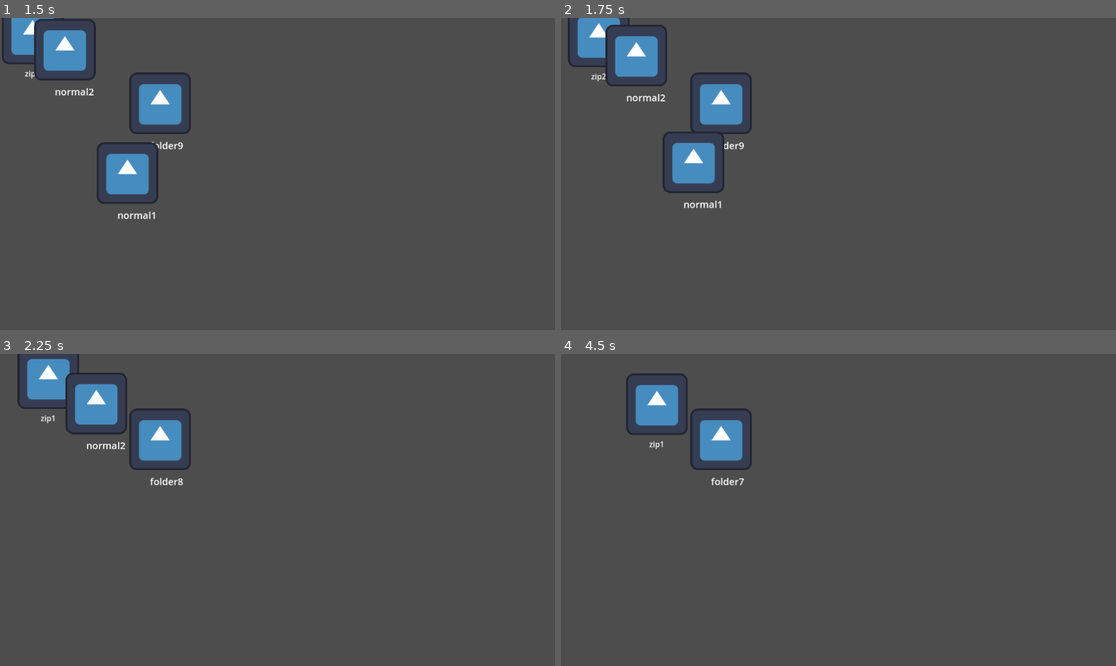
Above: before the commit, frames 1-4 (two rows, left to right).
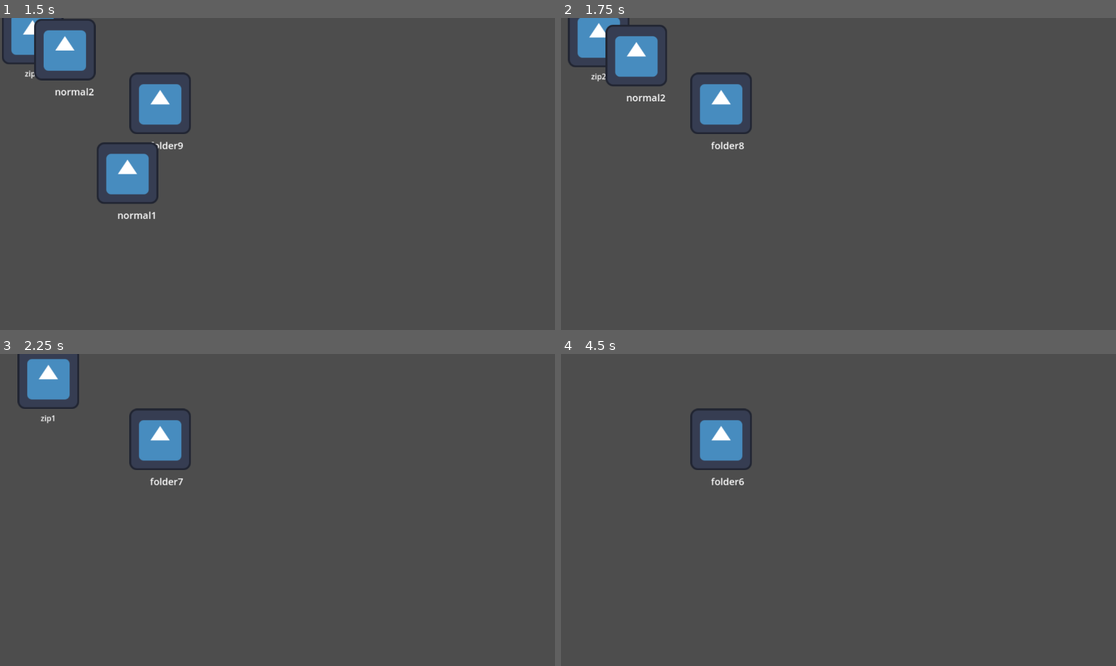
Above: after the commit, the same moments.

Repository: icheft524/Folder-Brawler
Game: Godot game, scene res://main.tscn
Two runs of this game, one before a commit and one after it. Both use one fixed random seed, a clock stepped at 60 frames per second and the inputs below. The engine's default icon, where the game draws it, is replaced by a stand-in: a white triangle on a blue panel in a dark square.
Inputs (mouse positions are in pixels of both pictures, inside the frame that each line leads up to):
- Up to frame 1 (1.5 s): drag from (388, 189) to (94, 77) at 0.52 s; drag from (122, 183) to (160, 102) at 1.27 s
- Up to frame 2 (1.75 s): no input
- Up to frame 3 (2.25 s): move the mouse to (44, 375) at 2.02 s; click (44, 375) at 2.17 s
- Up to frame 4 (4.5 s): drag from (810, 572) to (622, 385) at 2.77 s; move the mouse to (1005, 556) at 3.52 s; click (1005, 556) at 3.67 s; drag from (672, 463) to (755, 432) at 4.27 s

Frame 1 is identical in both runs. In frame 2, 1.4% of the frame differs, in the area x 18-34%, y 36-62%; in frame 3, 1.4%; in frame 4, 1.3%.

Commit message:
inventory_memory

Diff:
--- a/enemy/normal_file/normal_file.gd
+++ b/enemy/normal_file/normal_file.gd
@@ -52,6 +52,6 @@
 
 func _on_area_2d_area_entered(area):
 	if area.is_in_group("folder"):
-		target.collect(file)
+		target.collect(file,hp)
 		target.hp -= 1
 		queue_free()
--- a/enemy/normal_file/normal_file.tscn
+++ b/enemy/normal_file/normal_file.tscn
@@ -11,7 +11,7 @@
 texture = ExtResource("3_mneyw")
 
 [sub_resource type="CircleShape2D" id="CircleShape2D_1l8qm"]
-radius = 45.0444
+radius = 78.2304
 
 [node name="normalFile" type="CharacterBody2D"]
 script = ExtResource("1_6aj4h")
--- a/enemy/zip_file/zip_file.gd
+++ b/enemy/zip_file/zip_file.gd
@@ -5,6 +5,7 @@
 @export var hp = 2
 
 @export var file: InvItem
+
 
 var mouse_in = false
 var target_position
@@ -57,6 +58,6 @@
 
 func _on_area_2d_area_entered(area):
 	if area.is_in_group("folder"):
-		target.collect(file)
+		target.collect(file,hp)
 		target.hp -= 1
 		queue_free()
--- a/enemy/zip_file/zip_file.tscn
+++ b/enemy/zip_file/zip_file.tscn
@@ -11,7 +11,7 @@
 texture = ExtResource("3_n82sm")
 
 [sub_resource type="CircleShape2D" id="CircleShape2D_jjo4c"]
-radius = 50.0899
+radius = 80.0
 
 [node name="zipFile" type="CharacterBody2D"]
 script = ExtResource("1_ppmwp")
--- a/folder/folder.gd
+++ b/folder/folder.gd
@@ -34,6 +34,7 @@
 		if dragging_folder:
 			newPosition = get_viewport().get_mouse_position() - draggingDistance * dir
 
+
 	if event is InputEventMouseButton:
 		if event.is_double_click() && mouse_in:
 			inventory.open()
@@ -54,5 +55,5 @@
 	if area.is_in_group('enemy'):
 		pass
 
-func collect(file):
-	inv.insert(file)
+func collect(file,enemy_hp):
+	inv.insert(file,enemy_hp)
--- a/folder/inv_slot.gd
+++ b/folder/inv_slot.gd
@@ -3,4 +3,4 @@
 class_name InvSlot
 
 @export var item: InvItem
-@export var amount: int
+@export var hp: int
--- a/folder/inventory.gd
+++ b/folder/inventory.gd
@@ -6,7 +6,7 @@
 
 @export var slots: Array[InvSlot]
 
-func insert(item: InvItem):
+func insert(item: InvItem,enemy_hp):
 	var itemslots = slots.filter(func(slot): return slot.item == item)
 	#if !itemslots.is_empty():
 		#itemslots[0].amount += 1
@@ -14,5 +14,5 @@
 	var emptyslots = slots.filter(func(slot): return slot.item == null)
 	if !emptyslots.is_empty():
 		emptyslots[0].item = item
-		emptyslots[0].amount = 1
+		emptyslots[0].hp = enemy_hp
 	update.emit()
--- a/folder/slot.gd
+++ b/folder/slot.gd
@@ -11,4 +11,4 @@
 		file_visual.visible = true
 		file_visual.texture = slot.item.texture
 		name_text.visible = true
-		name_text.text = str(slot.item.name)
+		name_text.text = str(slot.hp)
